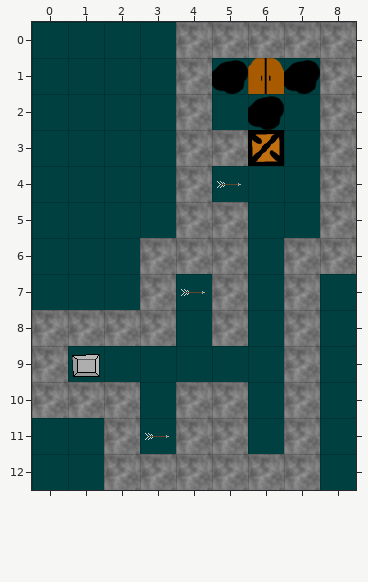
Tiled map -- External/Tmx/Level2.tmx. Above, as it was before the edit.
Cells are 40x40 px. Shown: x 0..8, y 0..12.
The result:
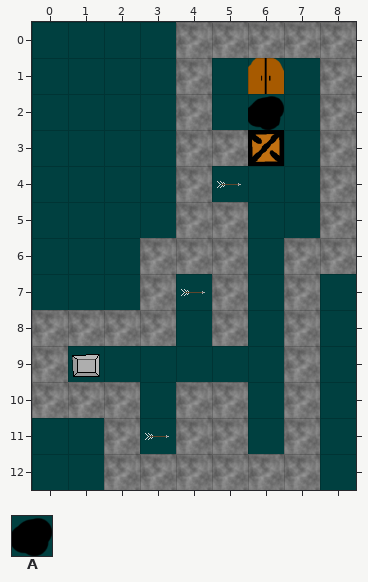
Key: from "Level2": A 4 "hole".
Objects are placed by their top-left corner, in cells (3,4 is the top-left corner of cell 3,4); size is 1x1 cell unless given.
Diff:
Layer "Object Layer 2":
removed: A "hole" at 7,1
removed: A "hole" at 5,1
Changed places in both pictures, as pixel boxes (x1, y1, x2, y2):
removed: (212, 60, 248, 94)
removed: (284, 60, 320, 94)
